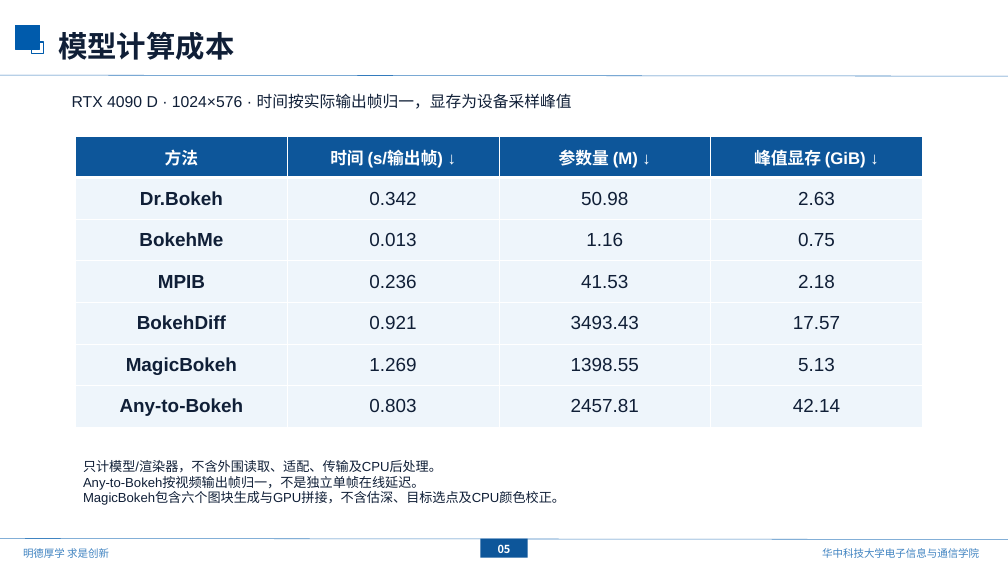
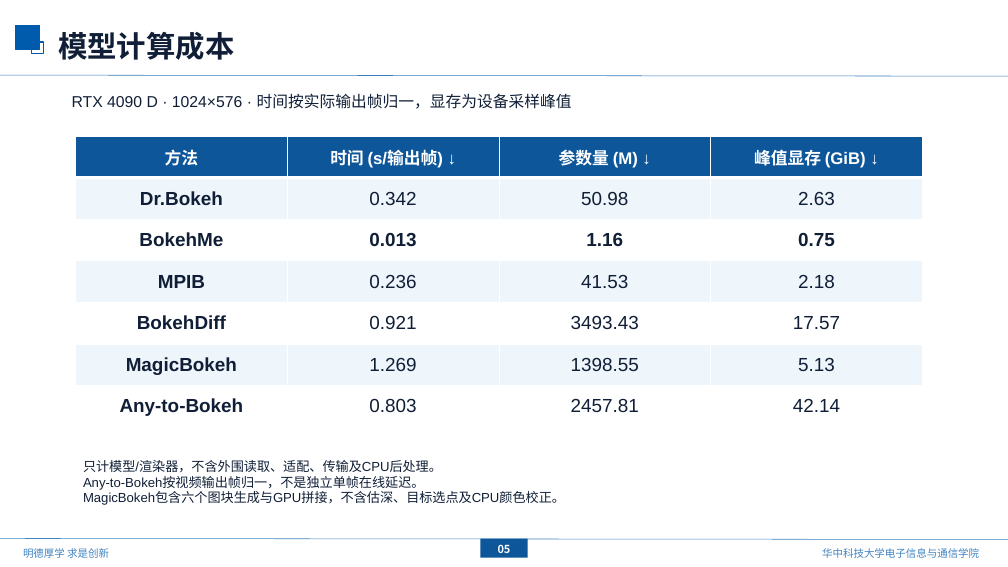
Before and after one commit to mengmcy1/OPPO-depth-guided-video-bokeh, a slide deck: slide 6 of 汇报/下次汇报草稿_基线更新与ATB分析/基线更新与ATB效率分析_草稿.pptx. Drawn at 1008x567 pixels with LibreOffice and Linux fonts; fonts in the diff are those of the drawing; background and template pictures are left out. Boxes give left, top, right and bottom in pixels: in the first picture for what was removed or moved away, otherwise in the second. Text is boxed around its words. In the diff, an @@ line names an element or a change of style, - is before the commit and + after.

```diff
--- a/汇报/下次汇报草稿_基线更新与ATB分析/基线更新与ATB效率分析_草稿.pptx
+++ b/汇报/下次汇报草稿_基线更新与ATB分析/基线更新与ATB效率分析_草稿.pptx
@@ table at (76, 136, 923, 427) @@
@@ fill #EEF5FB to #FFFFFF in 12 cells @@
@@ bold on in "0.013", "1.16", "0.75" @@
```
Also in this commit, not shown: 1 other slide changed, 1 other file.
